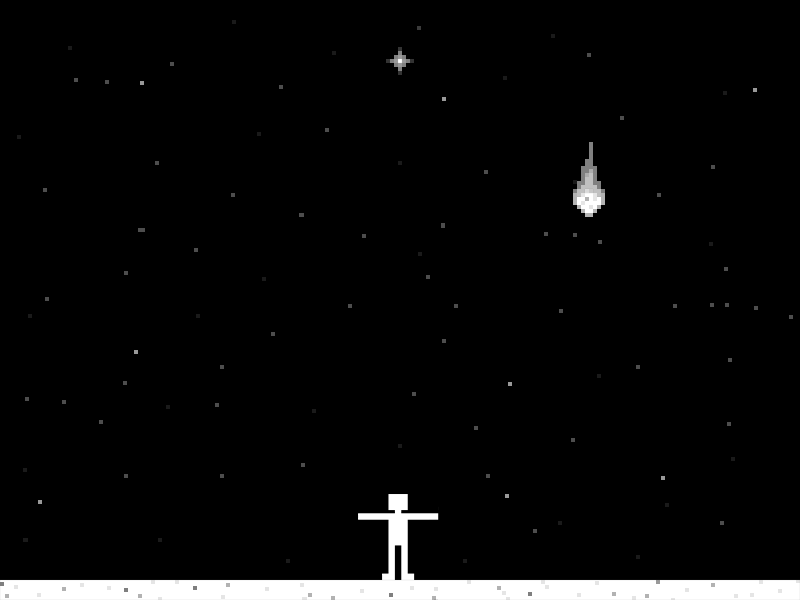
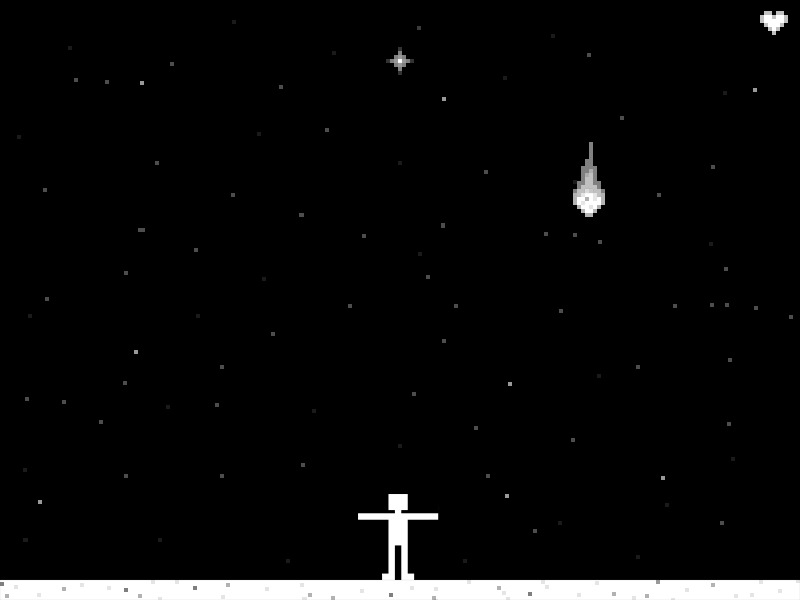
Comparing the layer stacks of the two 800px x 600px images. Changes:
added group "Health" with 1 layers above "Stars" over [760, 11, 788, 35]
added layer "Heart" in group "Health" over [760, 11, 788, 35]
